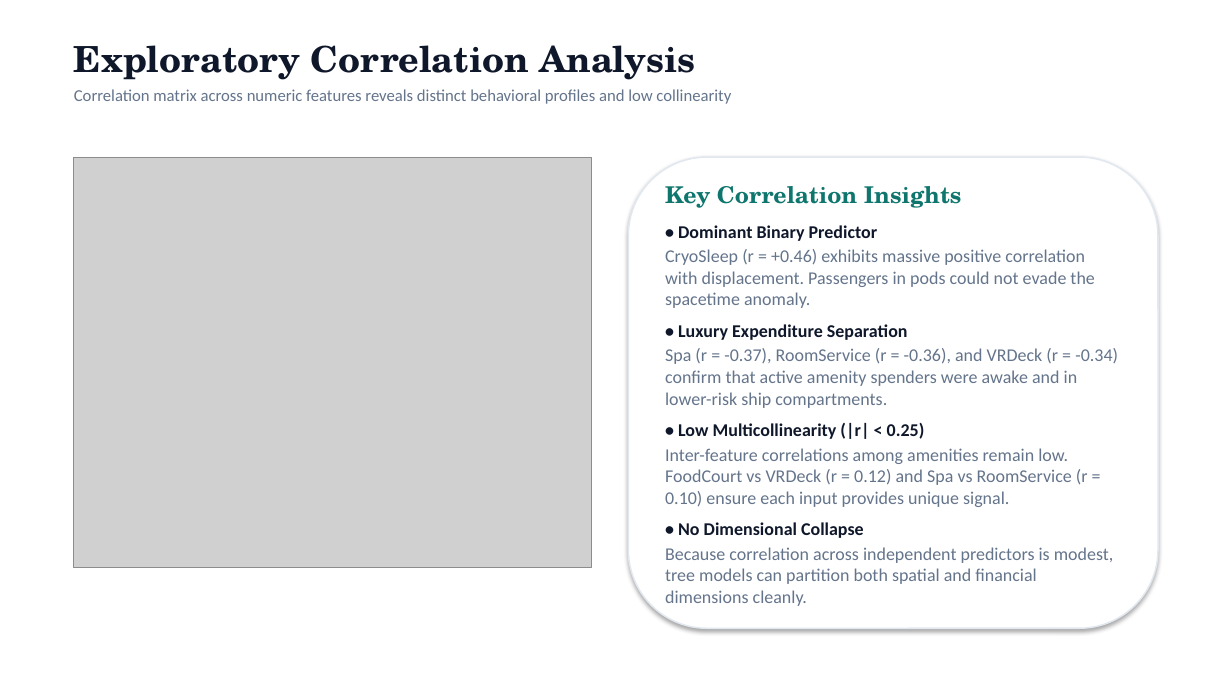
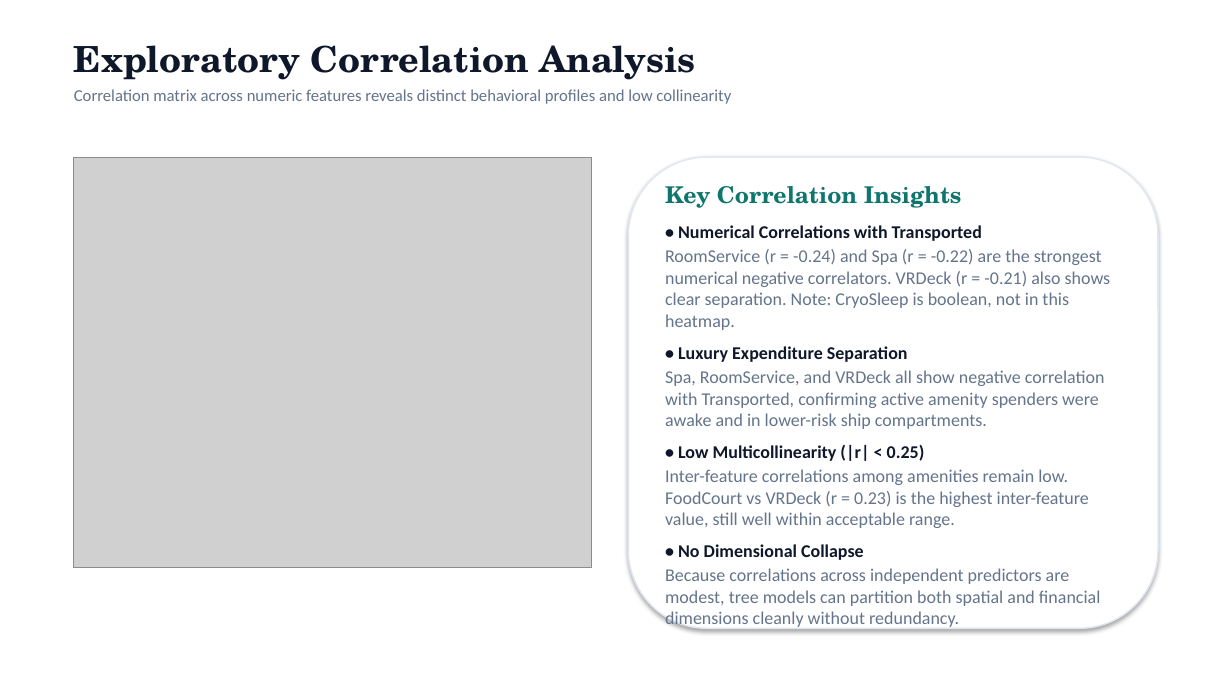
Before and after one commit to lohitaksh2324/Titanic-Spaceship, a slide deck: slide 7 of Spaceship_Titanic_Presentation.pptx. Drawn at 1232x693 pixels with LibreOffice and Linux fonts; fonts in the diff are those of the drawing; grey boxes stand for pictures. Boxes give left, top, right and bottom in pixels: in the first picture for what was removed or moved away, otherwise in the second. Text is boxed around its words. In the diff, an @@ line names an element or a change of style, - is before the commit and + after.

Commit message:
Fix Slide 7 correlation values to match actual heatmap output

```diff
--- a/Spaceship_Titanic_Presentation.pptx
+++ b/Spaceship_Titanic_Presentation.pptx
@@ text at (665,225,1111,330): text changed @@
-• Dominant Binary Predictor
-CryoSleep (r = +0.46) exhibits massive positive correlation with displacement. Passengers in pods could not evade the spacetime anomaly.
+• Numerical Correlations with Transported
+RoomService (r = -0.24) and Spa (r = -0.22) are the strongest numerical negative correlators. VRDeck (r = -0.21) also shows clear separation. Note: CryoSleep is boolean, not in this heatmap.
@@ text at (665,370,1105,429): text changed @@
-Spa (r = -0.37), RoomService (r = -0.36), and VRDeck (r = -0.34) confirm that active amenity spenders were awake and in lower-risk ship compartments.
+Spa, RoomService, and VRDeck all show negative correlation with Transported, confirming active amenity spenders were awake and in lower-risk ship compartments.
@@ text at (665,469,1089,528): text changed @@
-Inter-feature correlations among amenities remain low. FoodCourt vs VRDeck (r = 0.12) and Spa vs RoomService (r = 0.10) ensure each input provides unique signal.
+Inter-feature correlations among amenities remain low. FoodCourt vs VRDeck (r = 0.23) is the highest inter-feature value, still well within acceptable range.
@@ text at (665,568,1101,606): text changed @@
-Because correlation across independent predictors is modest, tree models can partition both spatial and financial dimensions cleanly.
+Because correlations across independent predictors are modest, tree models can partition both spatial and financial dimensions cleanly without redundancy.
```
Also in this commit, not shown: 2 other files.
